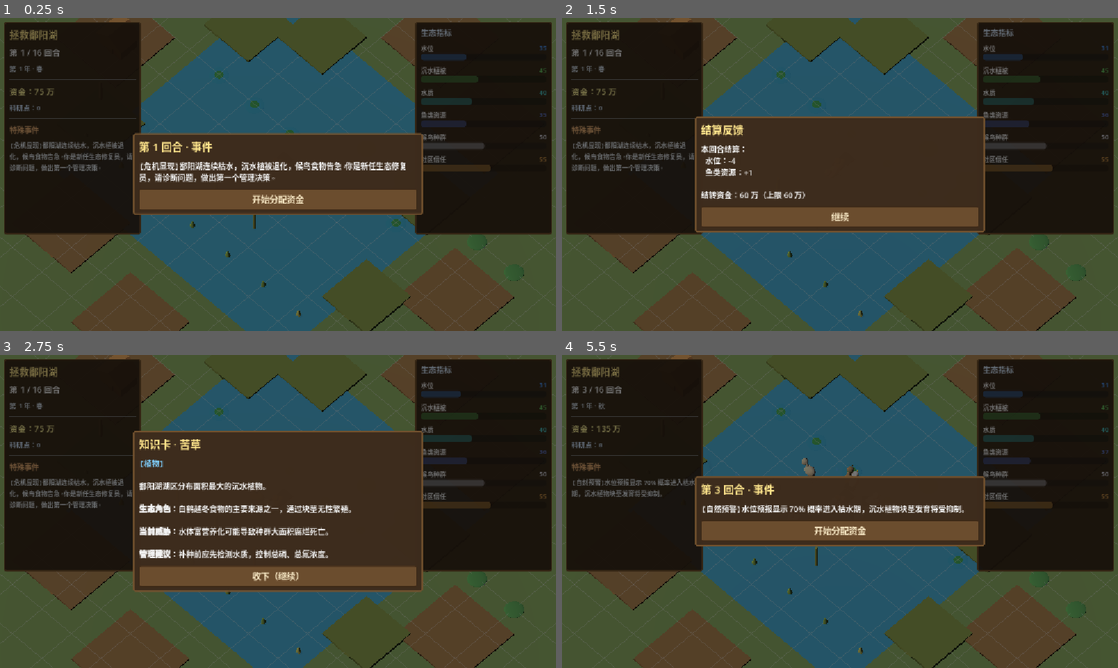
Above: before the commit, frames 1-4 (two rows, left to right).
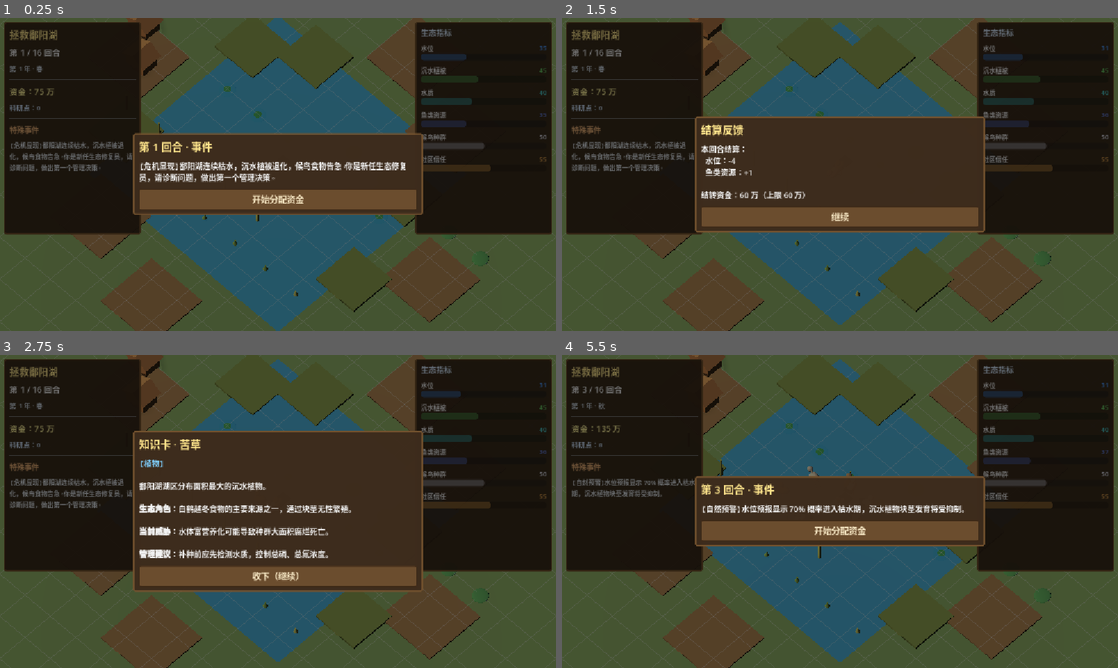
Above: after the commit, the same moments.

Repository: JoKanshin/poyanghu
Game: Godot game, scene res://scenes/main.tscn
The game is run twice, just before and just after one commit, with the same random seed, the same clock (stepped at 60 frames per second) and the same inputs.
Inputs:
- Up to frame 1 (0.25 s): no input
- Up to frame 2 (1.5 s): click "开始分配资金" at 0.5 s; click "结束本回合 ▶" at 1.25 s
- Up to frame 3 (2.75 s): click "继续" at 2 s
- Up to frame 4 (5.5 s): click "收下（继续）" at 2.75 s; click "结束本回合 ▶" at 3.5 s; click "继续" at 4.25 s; click "收下（继续）" at 5 s

The runs differ from the first frame. In frame 1, 8.9% of the frame differs, in the area x 2-98%, y 0-100%; in frame 2, 7.9%; in frame 3, 6.2%; in frame 4, 9.0%.

Commit message:
fix: 卡牌文字/弹起误判/扇形居中三修复
- 卡牌加大至130x158，字号提升，相机size调大避免沙盘占屏
- 弹起命中改为精确旋转矩形检测，解决相邻牌误弹
- 扇形改用resized信号+defer布局，中心精确对齐屏幕中线

Diff:
--- a/scripts/main.gd
+++ b/scripts/main.gd
@@ -73,7 +73,7 @@
 func _setup_camera() -> void:
 	var cam := get_node("../Camera3D") as Camera3D
 	cam.projection = Camera3D.PROJECTION_ORTHOGONAL
-	cam.size = 15.0
+	cam.size = 17.5
 	# 饥荒式 2.5D：正交 + 45° 方位角 + 约 57° 俯角（顶面与侧面均可见，立体感强）
 	cam.position = Vector3(6, 13, 6)
 	cam.look_at(Vector3(0, 0, 0), Vector3.UP)
@@ -696,6 +696,7 @@
 	card_box.size_flags_vertical = Control.SIZE_EXPAND_FILL
 	card_box.custom_minimum_size = Vector2(0, 260)
 	card_box.mouse_filter = Control.MOUSE_FILTER_PASS
+	card_box.resized.connect(_on_card_box_resized)
 	hv.add_child(card_box)
 
 	# --- 弹窗（顶层）---
@@ -806,7 +807,7 @@
 			"base_pos": Vector2.ZERO, "theta": 0.0, "radial": Vector2.UP,
 			"selected": false,
 		})
-	_layout_fan()
+	_layout_fan.call_deferred()
 	_update_hud()
 
 
@@ -815,15 +816,15 @@
 	var n := card_infos.size()
 	if n == 0:
 		return
-	var card_w := 110.0
-	var card_h := 135.0
+	var card_w := 130.0
+	var card_h := 158.0
 	# 圆心：以 card_box 实际尺寸为准，水平居中，垂直在底部下方
 	var area_size := card_box.size
 	if area_size.x < 10.0 or area_size.y < 10.0:
 		area_size = Vector2(552.0, 260.0)  # 兜底
-	var center := Vector2(area_size.x / 2.0, area_size.y + 60.0)
-	var radius := 150.0
-	var total_span := deg_to_rad(50.0)
+	var center := Vector2(area_size.x / 2.0, area_size.y + 40.0)
+	var radius := 165.0
+	var total_span := deg_to_rad(58.0)
 	for i in n:
 		var info: Dictionary = card_infos[i]
 		var panel: PanelContainer = info["panel"]
@@ -840,23 +841,30 @@
 	_fan_layout_size = area_size
 
 
+## 容器尺寸变化时重排（确保扇形始终居中）
+func _on_card_box_resized() -> void:
+	if not card_infos.is_empty():
+		_layout_fan()
+
+
 func _make_card(card: Dictionary) -> PanelContainer:
 	var panel := PanelContainer.new()
-	panel.custom_minimum_size = Vector2(110, 135)
+	panel.custom_minimum_size = Vector2(130, 158)
 	_panel_style(panel, Color(0.30, 0.22, 0.14, 0.98))
 	panel.tooltip_text = "%s\n\n%s" % [card["desc"], _effect_text(card)]
 	panel.gui_input.connect(_on_card_gui_input.bind(panel))
 
 	var vb := VBoxContainer.new()
-	vb.add_theme_constant_override("separation", 4)
+	vb.add_theme_constant_override("separation", 3)
 	panel.add_child(vb)
 
-	var name_l := _make_label(card["name"], 14, Color(1, 1, 1))
+	var name_l := _make_label(card["name"], 15, Color(1, 1, 1))
 	name_l.horizontal_alignment = HORIZONTAL_ALIGNMENT_CENTER
+	name_l.autowrap_mode = TextServer.AUTOWRAP_WORD_SMART
 	vb.add_child(name_l)
 
 	var cat: String = card["category"]
-	var cat_l := _make_label(CATEGORY_NAMES[cat], 10, CATEGORY_COLORS[cat])
+	var cat_l := _make_label(CATEGORY_NAMES[cat], 11, CATEGORY_COLORS[cat])
 	cat_l.horizontal_alignment = HORIZONTAL_ALIGNMENT_CENTER
 	vb.add_child(cat_l)
 
@@ -864,7 +872,7 @@
 	spacer.size_flags_vertical = Control.SIZE_EXPAND_FILL
 	vb.add_child(spacer)
 
-	var cost_l := _make_label("%d 万" % card["cost"], 14, Color(1, 0.9, 0.55))
+	var cost_l := _make_label("%d 万" % card["cost"], 16, Color(1, 0.9, 0.55))
 	cost_l.horizontal_alignment = HORIZONTAL_ALIGNMENT_CENTER
 	vb.add_child(cost_l)
 
@@ -921,21 +929,37 @@
 	selected_label.text = "已选：%d/%d" % [_selected_count(), GameState.MAX_ACTIONS]
 
 
-## 每帧轮询卡牌悬停：鼠标在卡上保持弹起，移开落下（避免子控件 mouse_exited 抖动）
+## 每帧轮询卡牌悬停：精确判断鼠标是否在旋转后的卡牌内（避免相邻牌误判）
 func _update_card_hover() -> void:
 	if hand_panel.visible == false or card_infos.is_empty():
 		return
-	var mouse := get_viewport().get_mouse_position()
+	var mouse_global := get_viewport().get_mouse_position()
+	var box_tf := card_box.get_global_transform()
 	for info in card_infos:
 		var panel: PanelContainer = info["panel"]
 		if not is_instance_valid(panel):
 			continue
-		var hovering: bool = panel.get_global_rect().has_point(mouse)
+		var hovering: bool = _point_in_card(panel, mouse_global, box_tf)
 		var raised: bool = hovering or info["selected"]
 		# 弹起方向：沿径向向外（远离圆心，即向上弹出）
 		var target: Vector2 = info["base_pos"] + info["radial"] * (26.0 if raised else 0.0)
 		if panel.position.distance_to(target) > 0.5:
 			panel.position = panel.position.lerp(target, 0.25)
+
+
+## 判断全局坐标点是否在旋转后的卡牌矩形内
+func _point_in_card(panel: PanelContainer, mouse_global: Vector2, box_tf: Transform2D) -> bool:
+	# 鼠标 → card_box 局部坐标
+	var local: Vector2 = box_tf.affine_inverse() * mouse_global
+	# 相对卡牌左上角（position 是 pivot 位置）
+	var offset: Vector2 = local - (panel.position - panel.pivot_offset)
+	# 逆旋转
+	var ang := -panel.rotation
+	var rotated := Vector2(
+		offset.x * cos(ang) - offset.y * sin(ang),
+		offset.x * sin(ang) + offset.y * cos(ang)
+	)
+	return rotated.x >= 0.0 and rotated.x <= panel.size.x and rotated.y >= 0.0 and rotated.y <= panel.size.y
 
 
 ## 金色闪光框（选中标记，呼吸发光）
